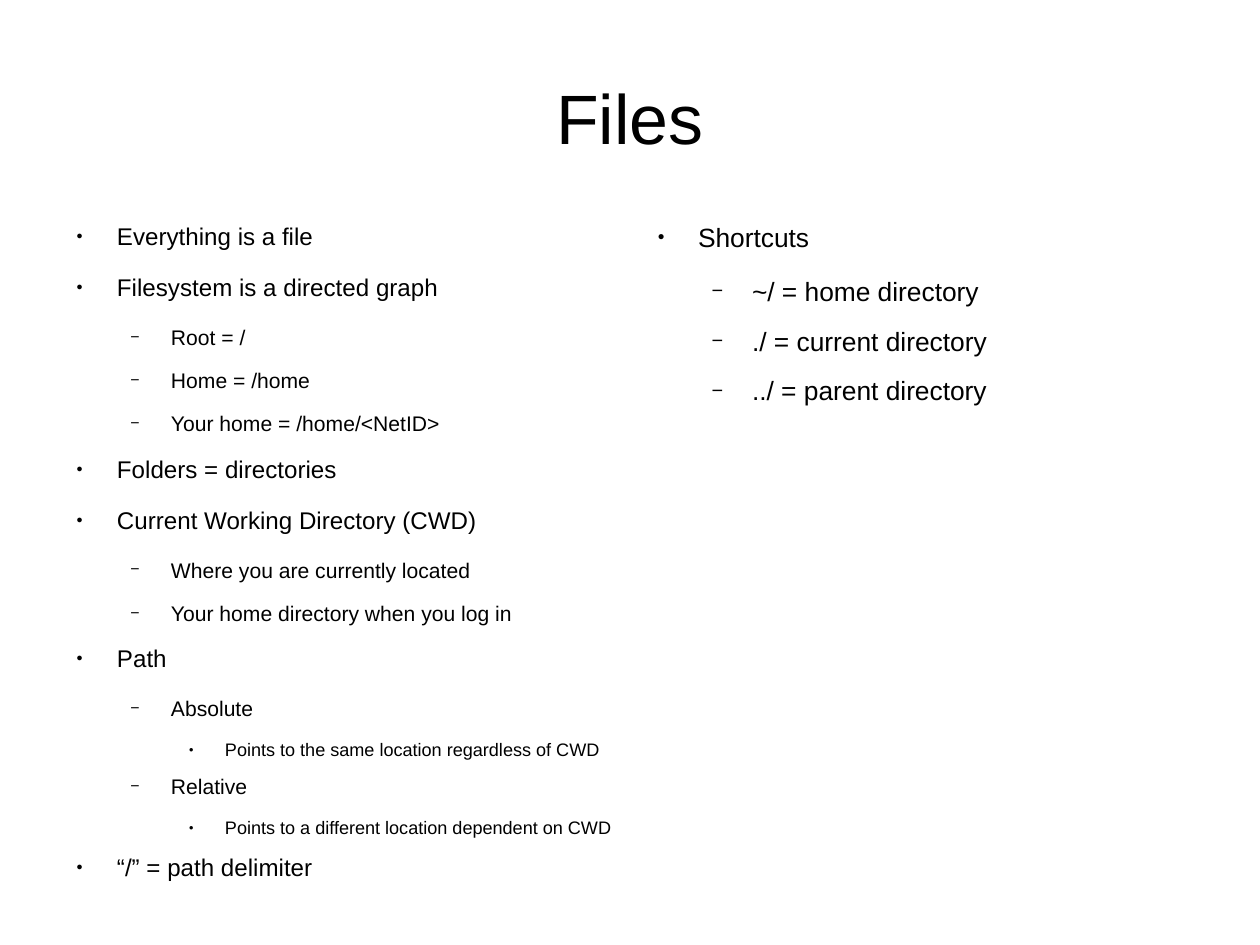
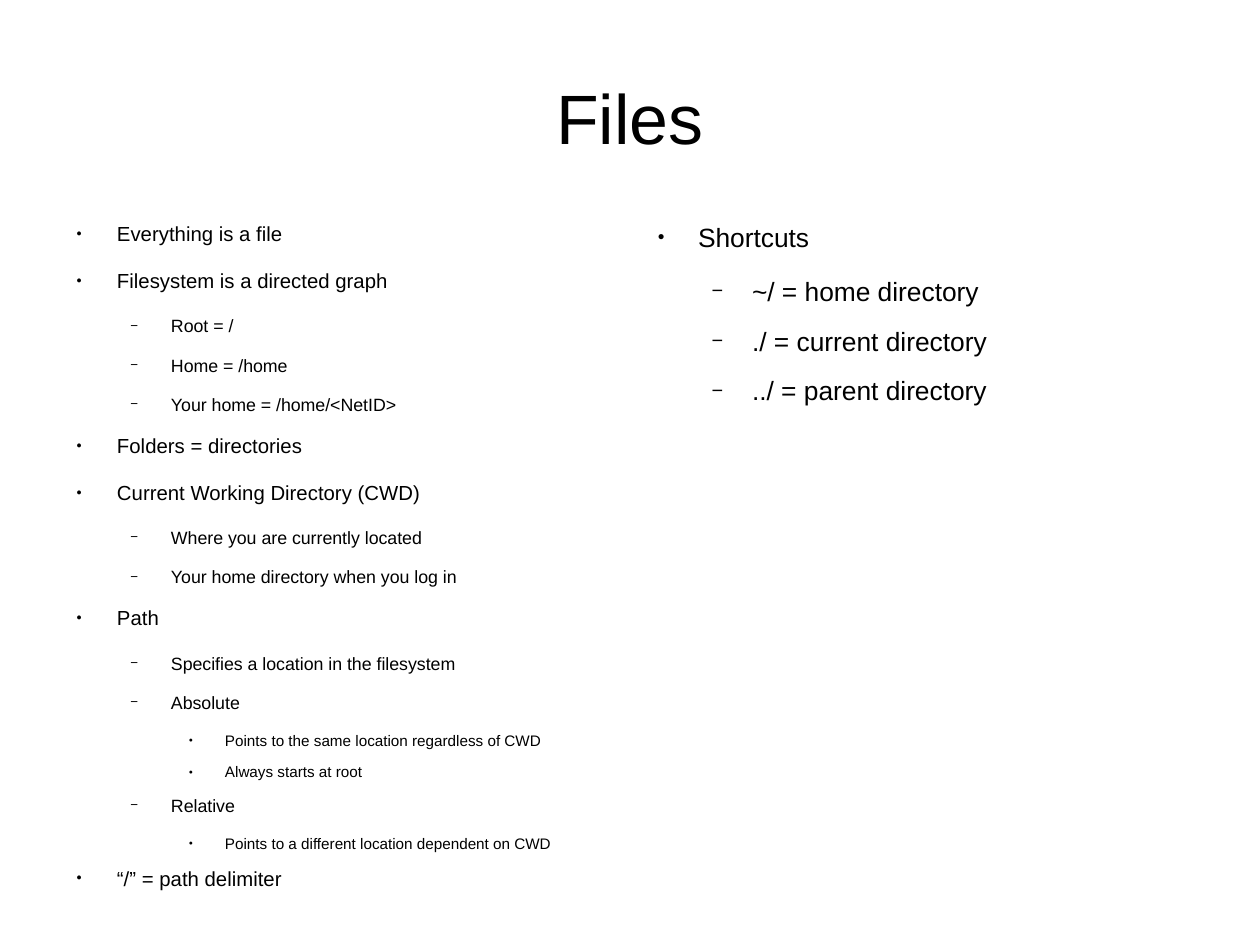
Before and after one commit to UNR-CFB/bch-709-intro-bioinformatics-2015f, a slide deck: slide 17 of day-1/doc/presentation.odp. Drawn at 1260x945 pixels with LibreOffice and Linux fonts; fonts in the diff are those of the drawing. Boxes give left, top, right and bottom in pixels: in the first picture for what was removed or moved away, otherwise in the second. Text is boxed around its words. In the diff, an @@ line names an element or a change of style, - is before the commit and + after.

```diff
--- a/day-1/doc/presentation.odp
+++ b/day-1/doc/presentation.odp
@@ text at (117,226,550,891): size 15.2 to 12.8 pt in "Everything is a file", "Filesystem is a directed graph", "Folders = directories", "Current Working Directory (CWD)" and 2 more places; size 13.3 to 11.2 pt in "Root = /", "Home = /home", "Your home = /home/<NetID>", "Where you are currently located" and 3 more places; size 11.4 to 9.6 pt in "Points to the same location regardless of ...", "Points to a different location dependent on ..." @@
@@ text at (171,657,456,674): paragraph added @@
+  − Specifies a location in the filesystem
@@ text at (225,766,362,780): paragraph added @@
+    ● Always starts at root
```
Also in this commit, not shown: 15 other slides changed, 1 other file.
